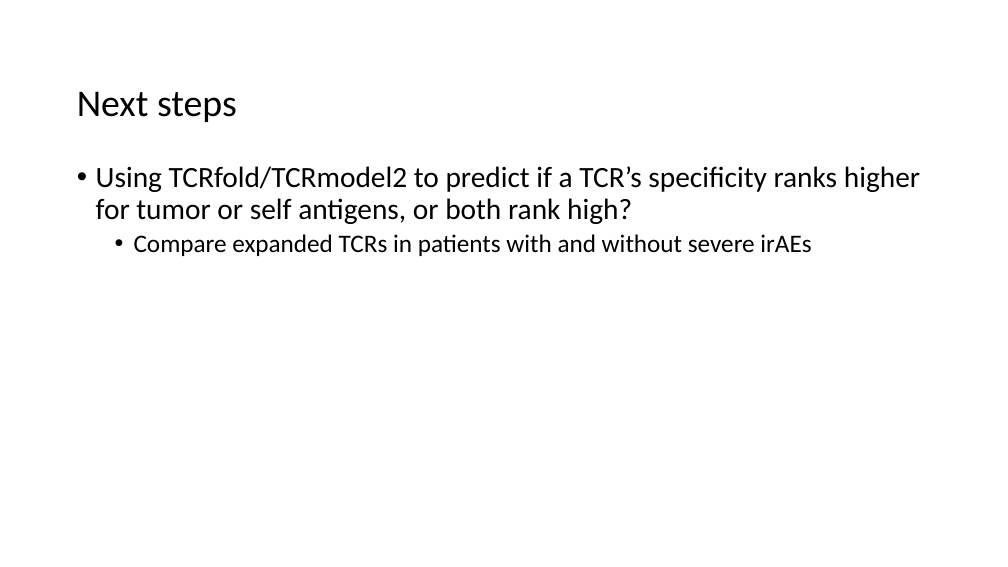
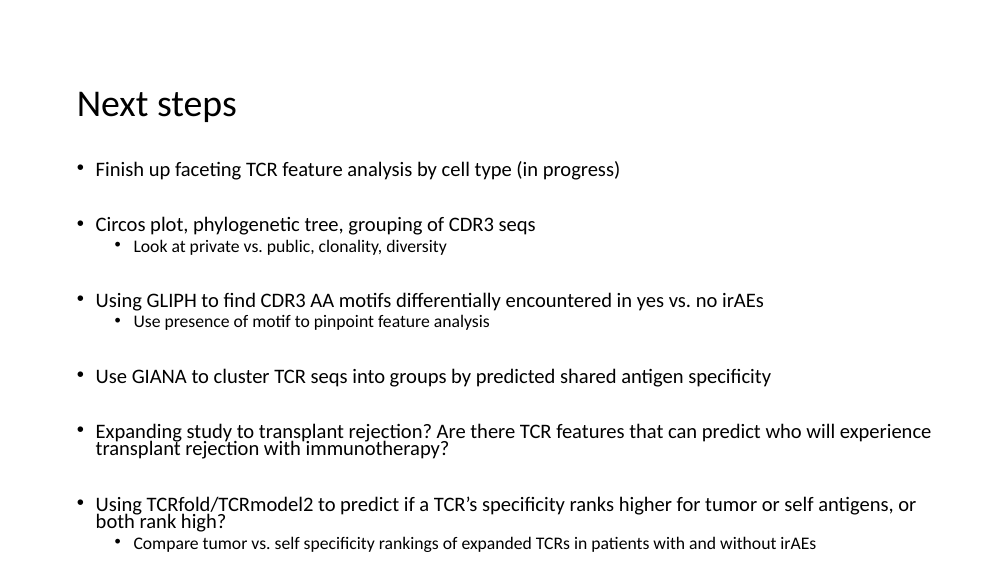
Before and after one commit to tybottorff/bottorffdocs, a slide deck: slide 10 of linsley_postdoc/presentations/weekly_meetings/11_9_23.pptx. Drawn at 1008x567 pixels with LibreOffice and Linux fonts; fonts in the diff are those of the drawing. Boxes give left, top, right and bottom in pixels: in the first picture for what was removed or moved away, otherwise in the second. Text is boxed around its words. In the diff, an @@ line names an element or a change of style, - is before the commit and + after.

```diff
--- a/linsley_postdoc/presentations/weekly_meetings/11_9_23.pptx
+++ b/linsley_postdoc/presentations/weekly_meetings/11_9_23.pptx
@@ text at box(96, 161, 932, 459): paragraphs added @@
+• Finish up faceting TCR feature analysis by cell type (in progress)
+• Circos plot, phylogenetic tree, grouping of CDR3 seqs
+  • Look at private vs. public, clonality, diversity
+• Using GLIPH to find CDR3 AA motifs differentially encountered in yes vs. no irAEs
+  • Use presence of motif to pinpoint feature analysis
+• Use GIANA to cluster TCR seqs into groups by predicted shared antigen specificity
+• Expanding study to transplant rejection? Are there TCR features that can predict who will experience transplant rejection with immunotherapy?
@@ text at box(96, 496, 916, 532): size 28 to 19.6 pt in "Using TCRfold/TCRmodel2 to predict if a TCR’s ..."; line spacing 0.9 to 0.7 @@
@@ text at box(134, 536, 816, 552): text changed; size 24 to 16.8 pt @@
-  • Compare expanded TCRs in patients with and without severe irAEs
+  • Compare tumor vs. self specificity rankings of expanded TCRs in patients with and without irAEs
```
Also in this commit, not shown: 7 other slides changed.
